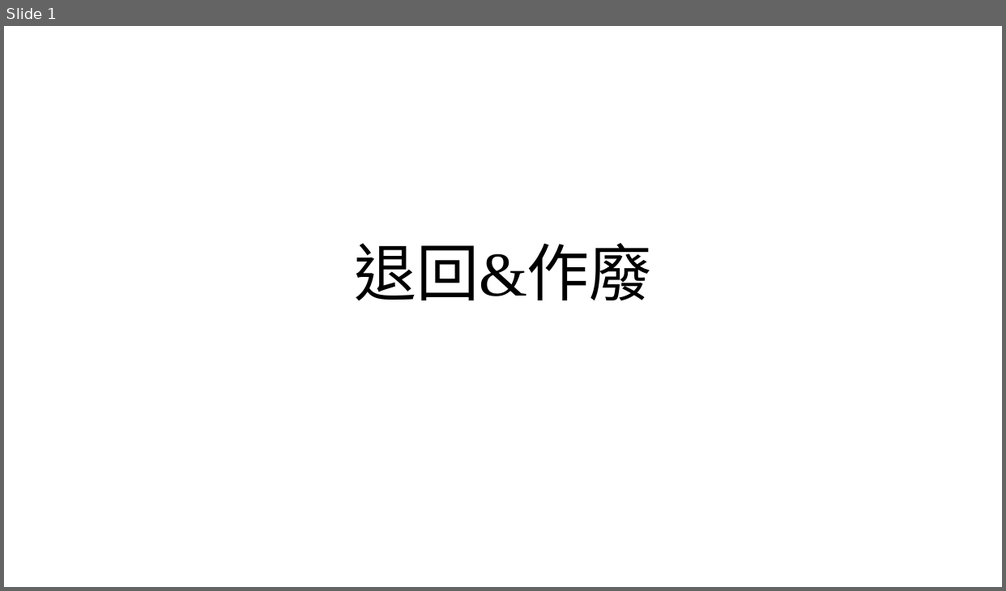
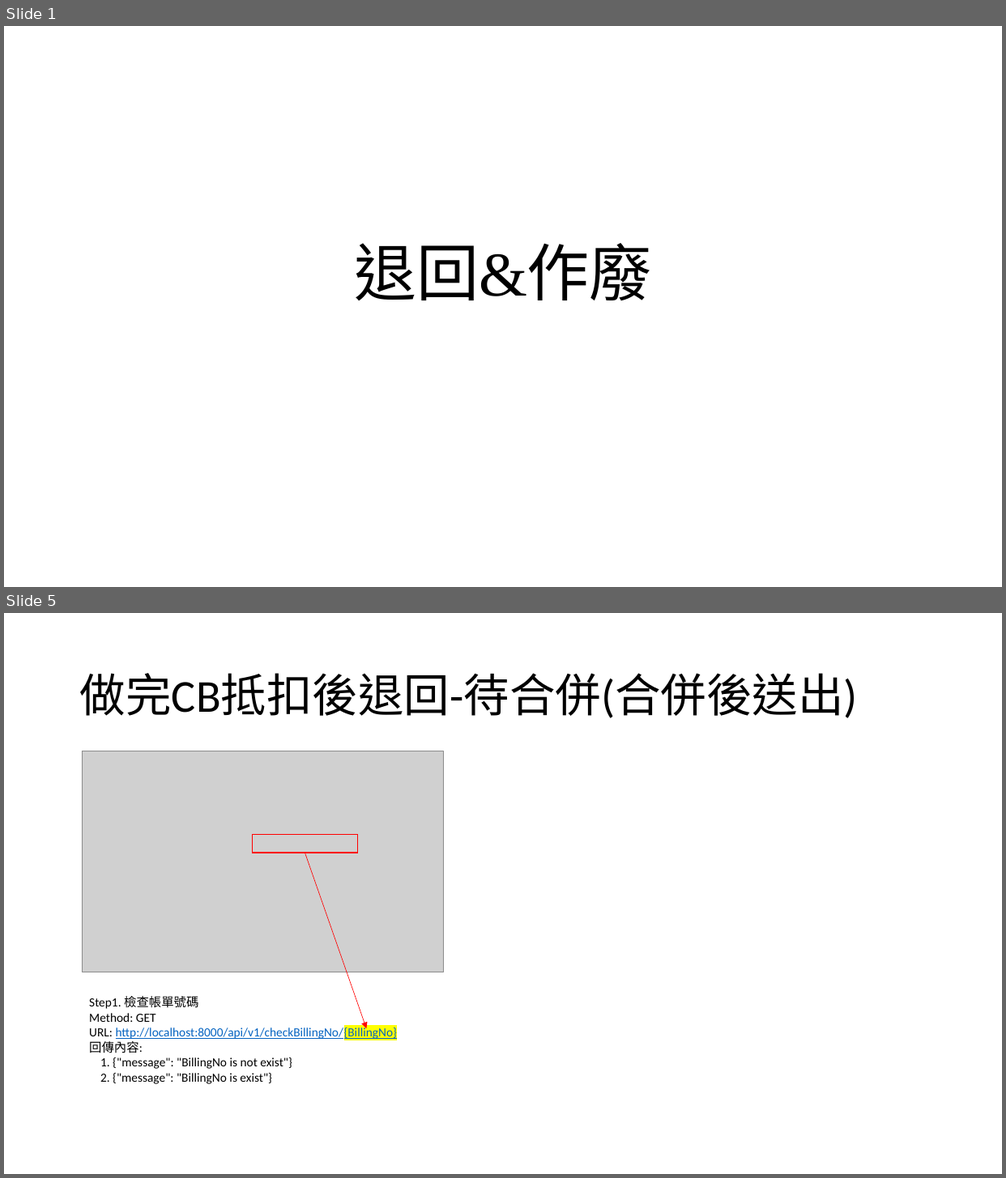
Before and after one commit to appletime81/cbp-sys-api, a slide deck: CBP專案/退回&作廢.pptx. Shown one above the other, each under a label of ours: slide 1 before the commit, slides 1 and 5 after it; the slides between them are not shown. The pictures are 1006x591 and 1006x1178 pixels, drawn with LibreOffice and Linux fonts; fonts in the diff are those of the drawing; grey boxes stand for pictures. Boxes give left, top, right and bottom in pixels: in the first picture for what was removed or moved away, otherwise in the second. Text is boxed around its words. In the diff, an @@ line names an element or a change of style, - is before the commit and + after.

```diff
--- a/CBP專案/退回&作廢.pptx
+++ b/CBP專案/退回&作廢.pptx
@@ slide 5 added at (4,613,1002,1174), background #FFFFFF @@
@@ title added at (80,673,858,718), 44 pt, text #000000 @@
+做完CB抵扣後退回-待合併(合併後送出)
@@ picture added at (82,752,444,973) @@
@@ rectangle added at (253,835,358,854), outline #FF0000 1 pt @@
@@ arrow added from (305, 854) to (366, 1029), #FF0000 0.5 pt @@
@@ text added at (89,996,398,1084), 12 pt, text #000000 @@
+Step1. 檢查帳單號碼
+Method: GET
+URL: http://localhost:8000/api/v1/checkBillingNo/{BillingNo}
+回傳內容:
+1. {"message": "BillingNo is not exist"}
+2. {"message": "BillingNo is exist"}
```
Also in this commit, not shown: 3 other slides added, 1 slide removed, 3 other files.
